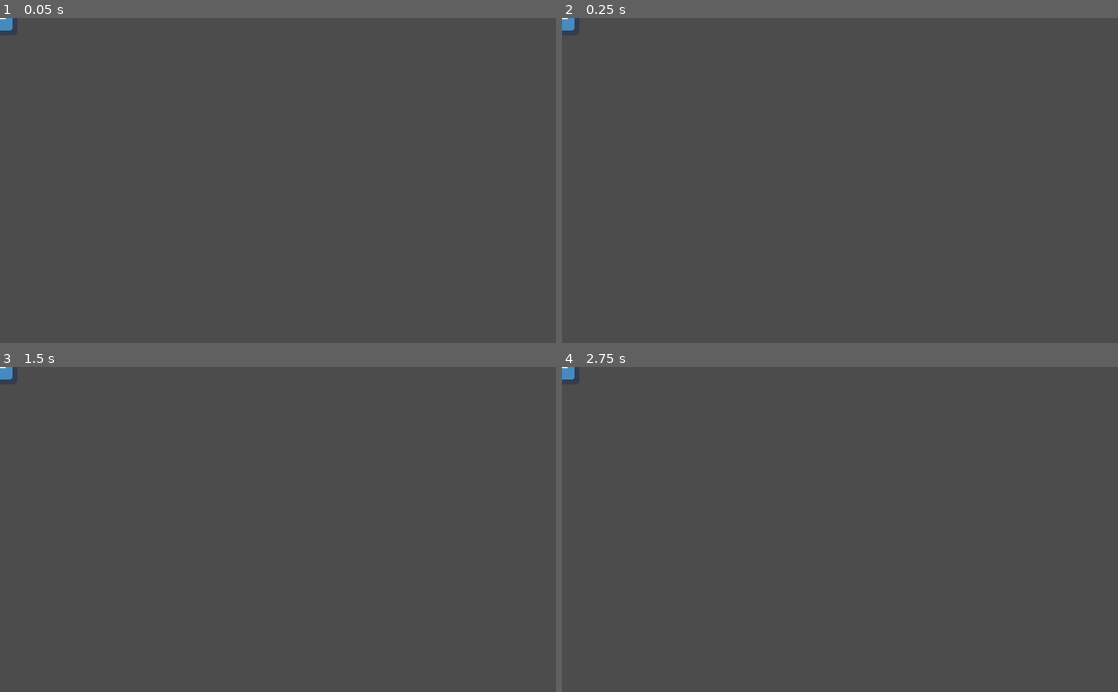
Above: before the commit, frames 1-4 (two rows, left to right).
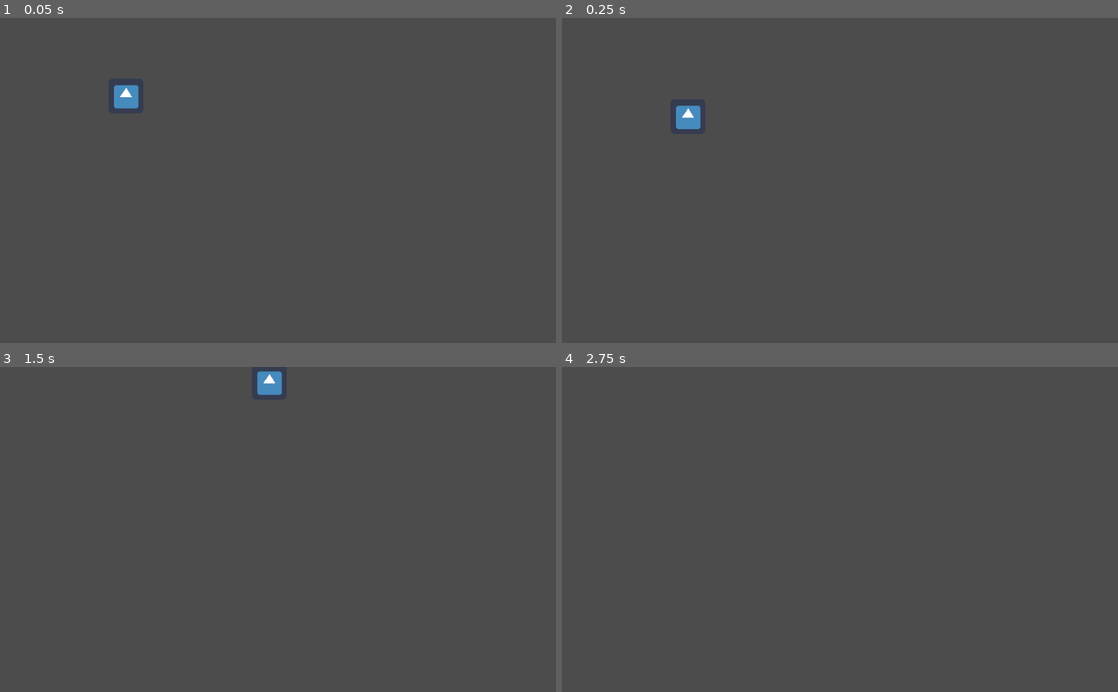
Above: after the commit, the same moments.

Repository: KevinTome/Unifesp
Game: Godot game, scene res://Scenes/Ambiente_teste.tscn
Two runs of this game, one before a commit and one after it. Both use one fixed random seed, a clock stepped at 60 frames per second and the inputs below. Before the commit the project starts from res://Scenes/Player.tscn. The engine's default icon, where the game draws it, is replaced by a stand-in: a white triangle on a blue panel in a dark square.
Inputs:
- Up to frame 1 (0.05 s): no input
- Up to frame 2 (0.25 s): no input
- Up to frame 3 (1.5 s): hold D (move_right) 0.53-1.28 s; hold W (jump) 0.53-1.28 s; hold A (move_left) from 1.28 s (still down); tap W (jump) at 1.35 s
- Up to frame 4 (2.75 s): tap W (jump) at 1.52, 1.82 s; tap Enter at 2 s; release A (move_left) at 2.03 s; hold D (move_right) from 2.03 s (still down); hold W (jump) from 2.03 s (still down)

The runs differ from the first frame. In frame 1, 0.4% of the frame differs, in the area x 0-25%, y 0-28%; in frame 2, 0.4%; in frame 3, 0.4%, in the area x 0-51%, y 0-9%; in frame 4, less than 0.1%.

Commit message:
GameDev - LJ "Player moving"

Diff:
--- /dev/null
+++ b/desenvolvimento_de_games/game_Lazarus_Journey/Scenes/Ambiente_teste.tscn
@@ -0,0 +1,19 @@
+[gd_scene load_steps=3 format=2]
+
+[ext_resource path="res://Scenes/Player.tscn" type="PackedScene" id=1]
+
+[sub_resource type="RectangleShape2D" id=1]
+extents = Vector2( 458.5, 34 )
+
+[node name="Ambiente_teste" type="Node2D"]
+
+[node name="Player" parent="." instance=ExtResource( 1 )]
+position = Vector2( 232, 142 )
+collision_mask = 2
+
+[node name="StaticBody2D" type="StaticBody2D" parent="."]
+collision_layer = 2
+
+[node name="CollisionShape2D" type="CollisionShape2D" parent="StaticBody2D"]
+position = Vector2( 519, 518 )
+shape = SubResource( 1 )
--- a/desenvolvimento_de_games/game_Lazarus_Journey/Scenes/Player.tscn
+++ b/desenvolvimento_de_games/game_Lazarus_Journey/Scenes/Player.tscn
@@ -1,11 +1,14 @@
-[gd_scene load_steps=3 format=2]
+[gd_scene load_steps=4 format=2]
 
 [ext_resource path="res://icon.png" type="Texture" id=1]
+[ext_resource path="res://Scripts/Player.gd" type="Script" id=2]
 
 [sub_resource type="RectangleShape2D" id=1]
 extents = Vector2( 32, 31 )
 
 [node name="Player" type="KinematicBody2D"]
+position = Vector2( 506, 250 )
+script = ExtResource( 2 )
 
 [node name="collision" type="CollisionShape2D" parent="."]
 shape = SubResource( 1 )
--- /dev/null
+++ b/desenvolvimento_de_games/game_Lazarus_Journey/Scripts/Player.gd
@@ -0,0 +1,16 @@
+extends KinematicBody2D
+
+var velocity = Vector2()
+var move_speed = 480
+var gravity = 1200
+var jump_force = -720 #eixo y é negativo para cima
+
+func _physics_process(delta):
+	var move_direction = int(Input.is_action_pressed("move_right")) - int(Input.is_action_pressed("move_left"))
+
+	velocity.y += gravity * delta
+	velocity.x = move_speed * move_direction
+	move_and_slide(velocity)
+
+	if Input.is_action_pressed("jump"):
+		velocity.y = jump_force/2
--- a/desenvolvimento_de_games/game_Lazarus_Journey/project.godot
+++ b/desenvolvimento_de_games/game_Lazarus_Journey/project.godot
@@ -11,7 +11,7 @@
 [application]
 
 config/name="Lazarus Journey"
-run/main_scene="res://Scenes/Player.tscn"
+run/main_scene="res://Scenes/Ambiente_teste.tscn"
 config/icon="res://icon.png"
 
 [gui]
